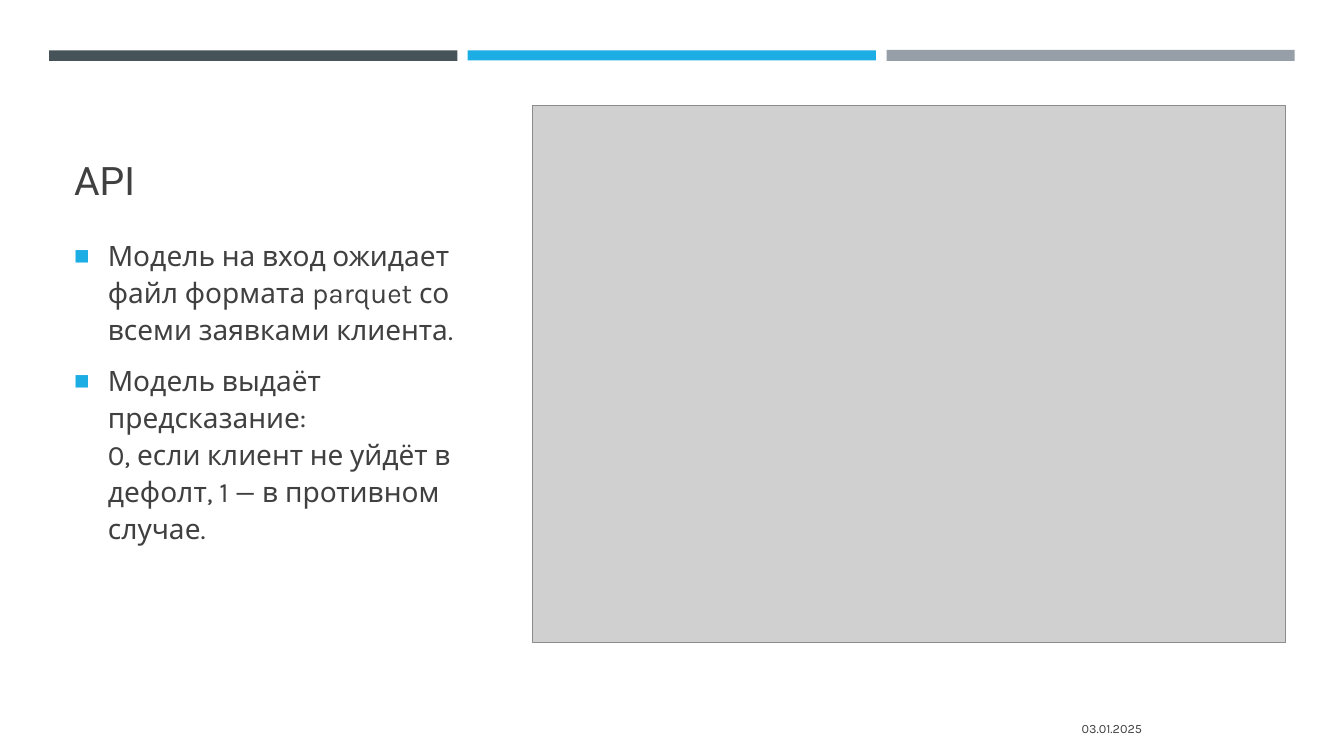
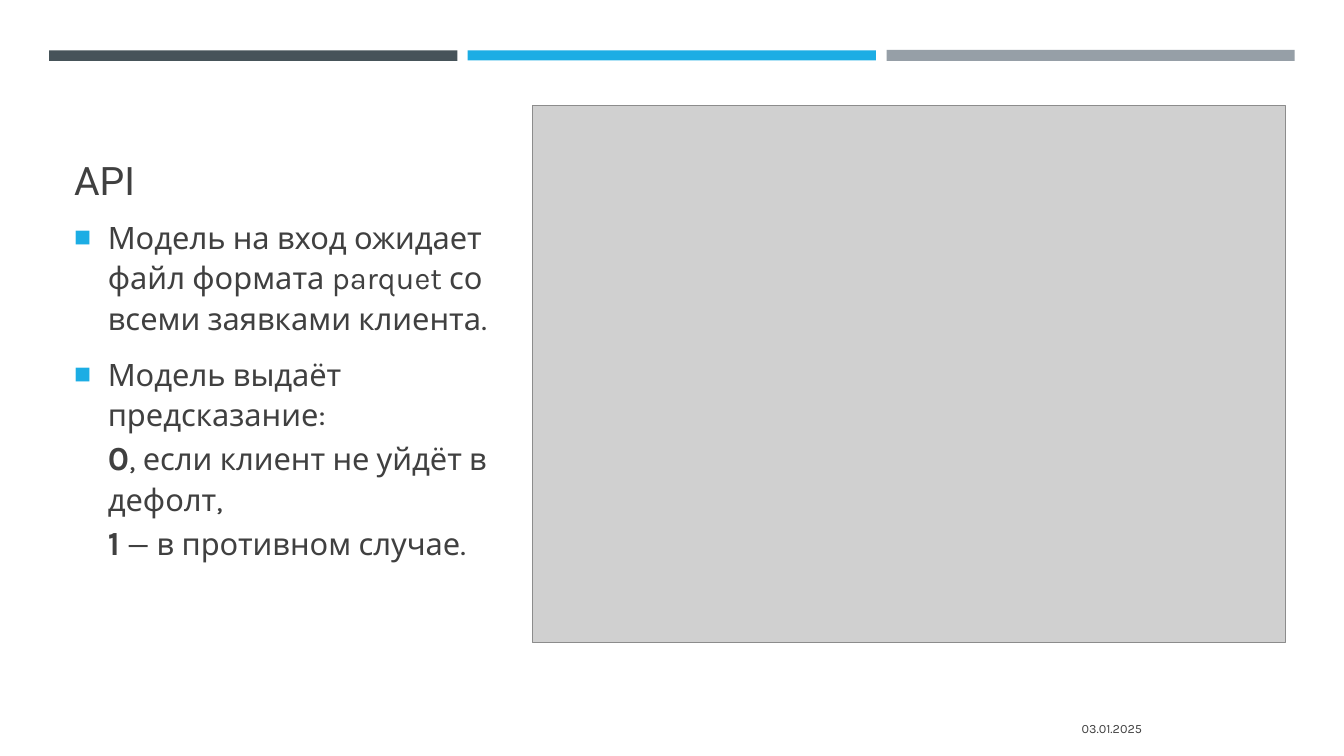
Before and after one commit to aozhuravlev/DIPLOMA, a slide deck: slide 11 of media/Credit_Risk_Management_Presentation.pptx. Drawn at 1344x756 pixels with LibreOffice and Linux fonts; fonts in the diff are those of the drawing; grey boxes stand for pictures. Boxes give left, top, right and bottom in pixels: in the first picture for what was removed or moved away, otherwise in the second. Text is boxed around its words. In the diff, an @@ line names an element or a change of style, - is before the commit and + after.

```diff
--- a/media/Credit_Risk_Management_Presentation.pptx
+++ b/media/Credit_Risk_Management_Presentation.pptx
@@ text "Модель на вход ожидает файл ..." at (108,227,487,563): size 20 to 22 pt; size 20 to 24 pt, bold on in "0, 1" @@
```
Also in this commit, not shown: 1 other slide changed.
